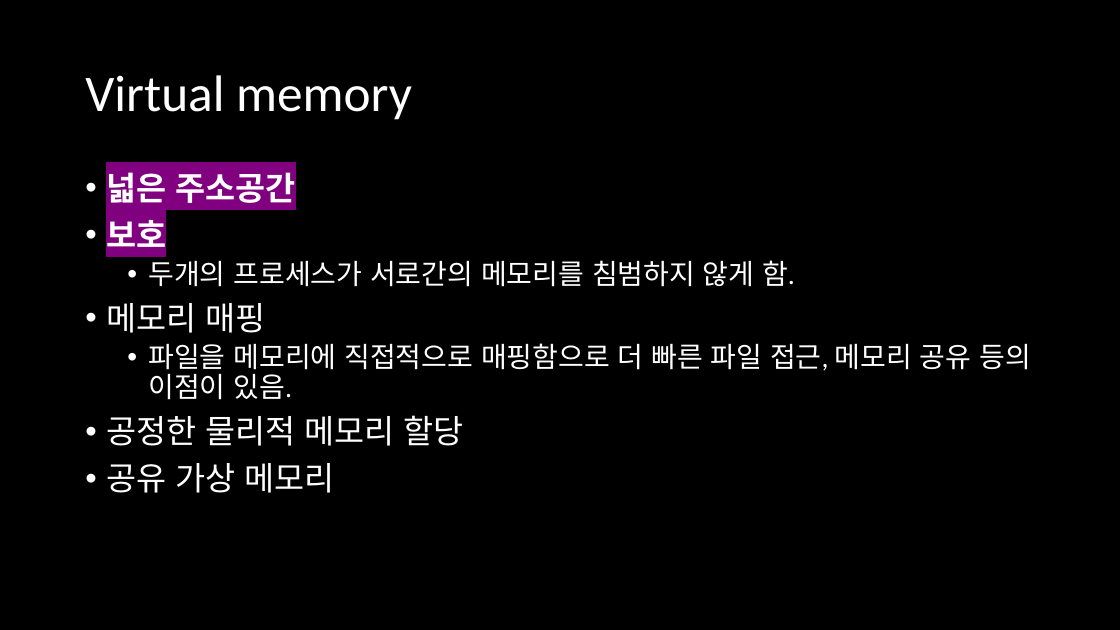
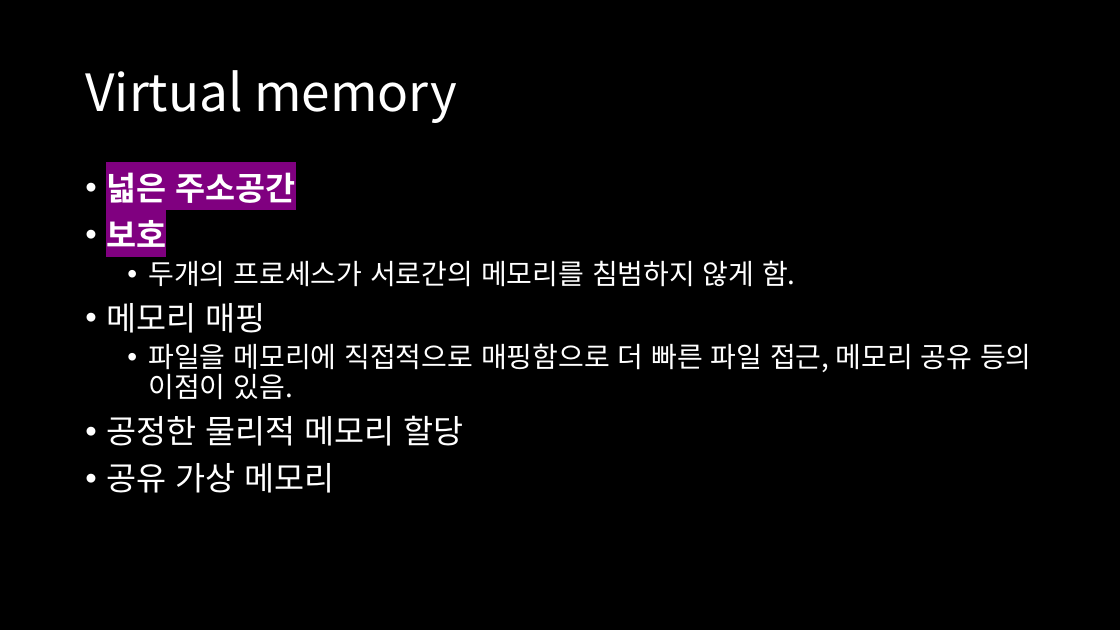
Before and after one commit to d0now/2020_lindroid_research, a slide deck: slide 19 of month_1/day_1/Month 1, Day 1.pptx (slide 17 before the commit). Drawn at 1120x630 pixels with LibreOffice and Linux fonts; fonts in the diff are those of the drawing. Boxes give left, top, right and bottom in pixels: in the first picture for what was removed or moved away, otherwise in the second. Text is boxed around its words. In the diff, an @@ line names an element or a change of style, - is before the commit and + after.

```diff
--- a/month_1/day_1/Month 1, Day 1.pptx
+++ b/month_1/day_1/Month 1, Day 1.pptx
@@ title "Virtual memory" at <box>85,70,457,123</box>: font Calibri to Noto Sans CJK KR @@
@@ text "넓은 주소공간" at <box>106,172,1032,493</box>: font Calibri to Noto Sans CJK KR @@
```
Also in this commit, not shown: 19 other slides changed, 4 slides added.
